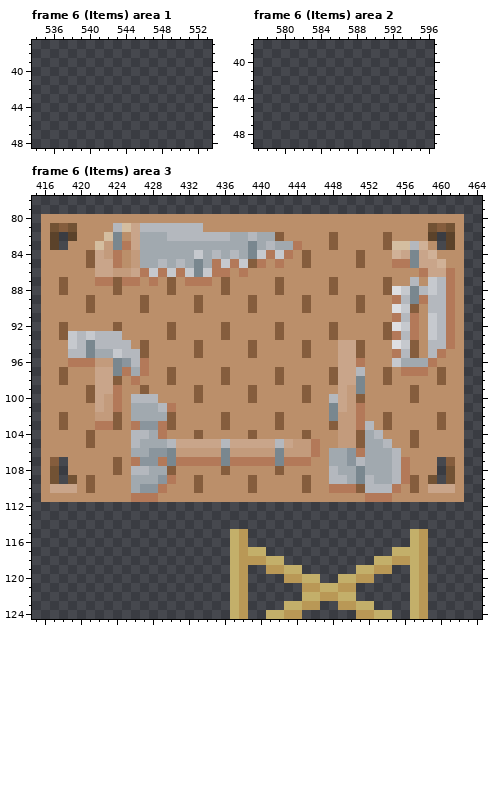
Pixel-art file -- Assets/Aseprite Files/Tower Tiles.aseprite. The picture above is the old version.
640x360 pixels, 17 frames. Colours within 5 levels of each other are drawn and written as one. Shown: frame 6 (Items) area 1: x 534..553, y 37..48; frame 6 (Items) area 2: x 577..596, y 38..49; frame 6 (Items) area 3: x 415..464, y 78..124. The commit also changed other frames or places, which this record leaves out.
After the commit:
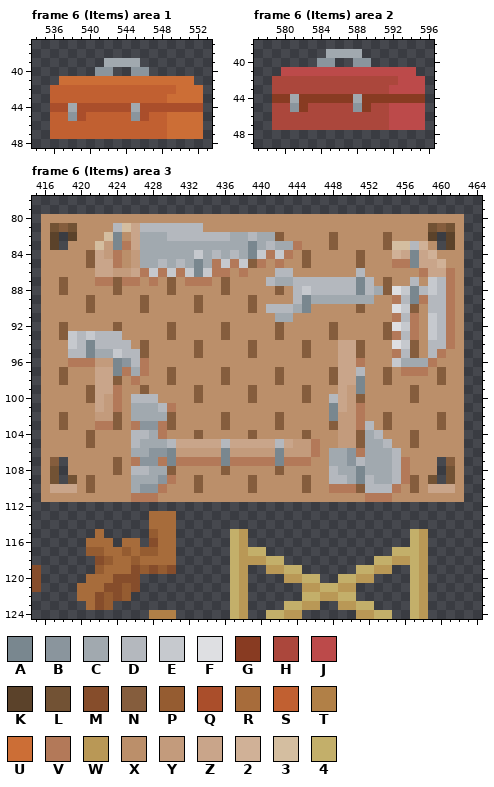
Palette (. is transparent): A #79878f  B #8a959d  C #a1a9af  D #b4b8be  E #c6c9ce  F #dedfe2  G #883b22  H #ab473c  J #bc4a4a  K #5b422a  L #725234  M #864d2b  N #855d3d  P #955c31  Q #aa4e2b  R #a76c3b  S #c16031  T #b18047  U #cc6e36  V #b37959  W #b99856  X #bb8f6a  Y #c39b7c  Z #c9a58a  2 #d0b197  3 #d4bea0  4 #c3af6a
Diff:
{"where": "frame 6 (Items) area 1, layer \"Items/Construction_Items\""}
{"frame":6,"y":39,"x":542,"old":"....","new":"CCCC"}
{"frame":6,"y":40,"x":541,"old":"..","new":"BB"}
{"frame":6,"y":40,"x":545,"old":"..","new":"BB"}
{"frame":6,"y":41,"x":537,"old":"...............","new":"UUUUUUUUUUUUUUU"}
{"frame":6,"y":42,"x":536,"old":".................","new":"SSSSSSSSSSSSSSUUU"}
{"frame":6,"y":43,"x":536,"old":".................","new":"SSSSSSSSSSSSSUUUU"}
{"frame":6,"y":44,"x":536,"old":".................","new":"QQCQQQQQQCQQQQQQQ"}
{"frame":6,"y":45,"x":536,"old":".................","new":"SSBQSSSSSBQSSUUUU"}
{"frame":6,"y":46,"x":536,"old":".................","new":"SSSSSSSSSSSSSUUUU"}
{"frame":6,"y":47,"x":536,"old":".................","new":"SSSSSSSSSSSSSUUUU"}
{"where": "frame 6 (Items) area 2, layer \"Items/Construction_Items\""}
{"frame":6,"y":39,"x":585,"old":"....","new":"CCCC"}
{"frame":6,"y":40,"x":584,"old":"..","new":"BB"}
{"frame":6,"y":40,"x":588,"old":"..","new":"BB"}
{"frame":6,"y":41,"x":580,"old":"...............","new":"JJJJJJJJJJJJJJJ"}
{"frame":6,"y":42,"x":579,"old":".................","new":"HHHHHHHHHHHHHHJJJ"}
{"frame":6,"y":43,"x":579,"old":".................","new":"HHHHHHHHHHHHHJJJJ"}
{"frame":6,"y":44,"x":579,"old":".................","new":"GGCGGGGGGCGGGGGGG"}
{"frame":6,"y":45,"x":579,"old":".................","new":"HHBGHHHHHBGHHJJJJ"}
{"frame":6,"y":46,"x":579,"old":".................","new":"HHHHHHHHHHHHHJJJJ"}
{"frame":6,"y":47,"x":579,"old":".................","new":"HHHHHHHHHHHHHJJJJ"}
{"where": "frame 6 (Items) area 3, layer \"Items/Construction_Items\""}
{"frame":6,"y":86,"x":442,"old":"XX","new":"DD"}
{"frame":6,"y":86,"x":451,"old":"X","new":"D"}
{"frame":6,"y":87,"x":441,"old":"XNXXXXXNXXXX","new":"DCCDDDDDDDAD"}
{"frame":6,"y":88,"x":444,"old":"XXXXNXXXXX","new":"DEDDDDDADC"}
{"frame":6,"y":89,"x":444,"old":"XNXXXXXNX","new":"DACCCCCCC"}
{"frame":6,"y":90,"x":441,"old":"XXXXN","new":"DDDCA"}
{"frame":6,"y":91,"x":442,"old":"XX","new":"CC"}
{"frame":6,"y":113,"x":428,"old":"...","new":"RRR"}
{"frame":6,"y":114,"x":428,"old":"...","new":"RRR"}
{"frame":6,"y":115,"x":422,"old":".","new":"R"}
{"frame":6,"y":115,"x":428,"old":"...","new":"PRR"}
{"frame":6,"y":116,"x":421,"old":"...","new":"RRR"}
{"frame":6,"y":116,"x":425,"old":"..","new":"RR"}
{"frame":6,"y":116,"x":428,"old":"...","new":"MRR"}
{"frame":6,"y":117,"x":421,"old":"..........","new":"PPRRPRPPRR"}
{"frame":6,"y":118,"x":422,"old":".........","new":"MPRRPRRRR"}
{"frame":6,"y":119,"x":415,"old":".","new":"M"}
{"frame":6,"y":119,"x":422,"old":".........","new":"PRRRMPMPM"}
{"frame":6,"y":120,"x":415,"old":".","new":"M"}
{"frame":6,"y":120,"x":421,"old":"......","new":"RRRMMM"}
{"frame":6,"y":121,"x":415,"old":".","new":"M"}
{"frame":6,"y":121,"x":420,"old":".......","new":"RRRMMPM"}
{"frame":6,"y":122,"x":420,"old":"......","new":"RRMPMP"}
{"frame":6,"y":123,"x":421,"old":"...","new":"RMP"}
{"frame":6,"y":124,"x":428,"old":"...","new":"TTT"}
